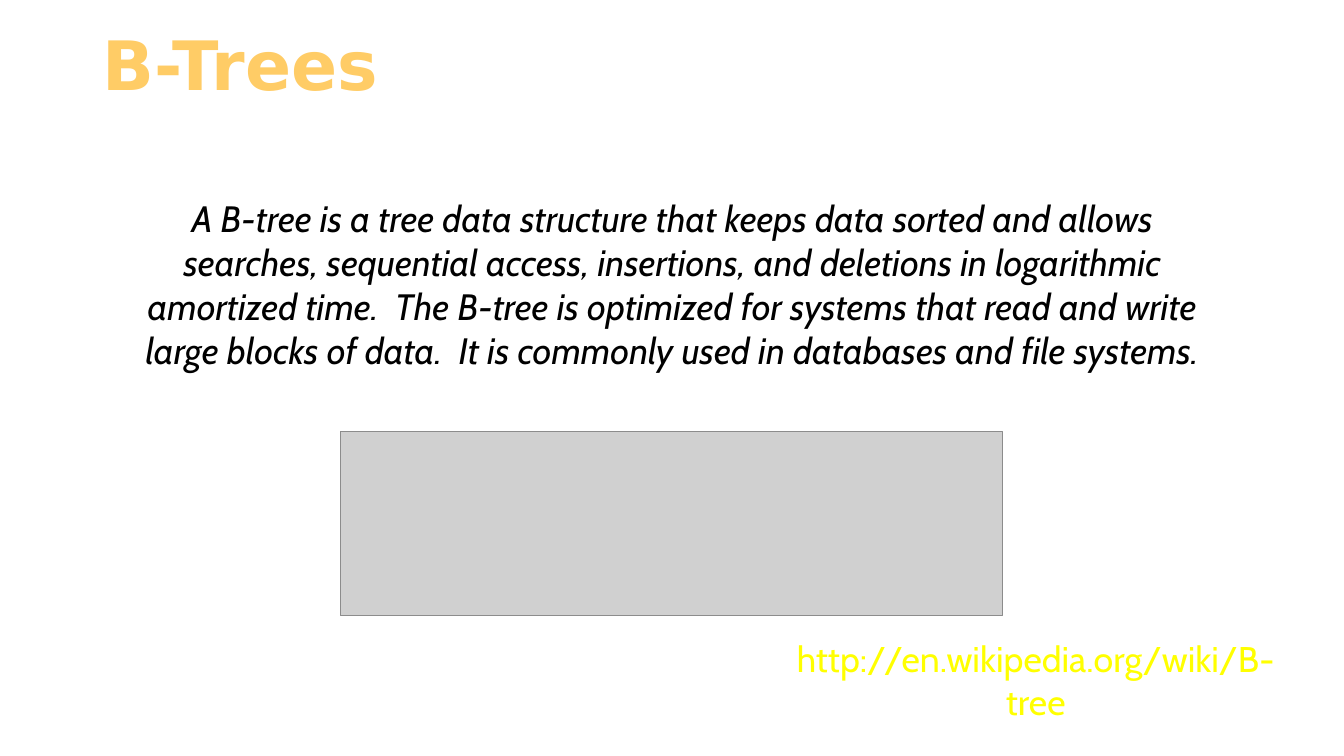
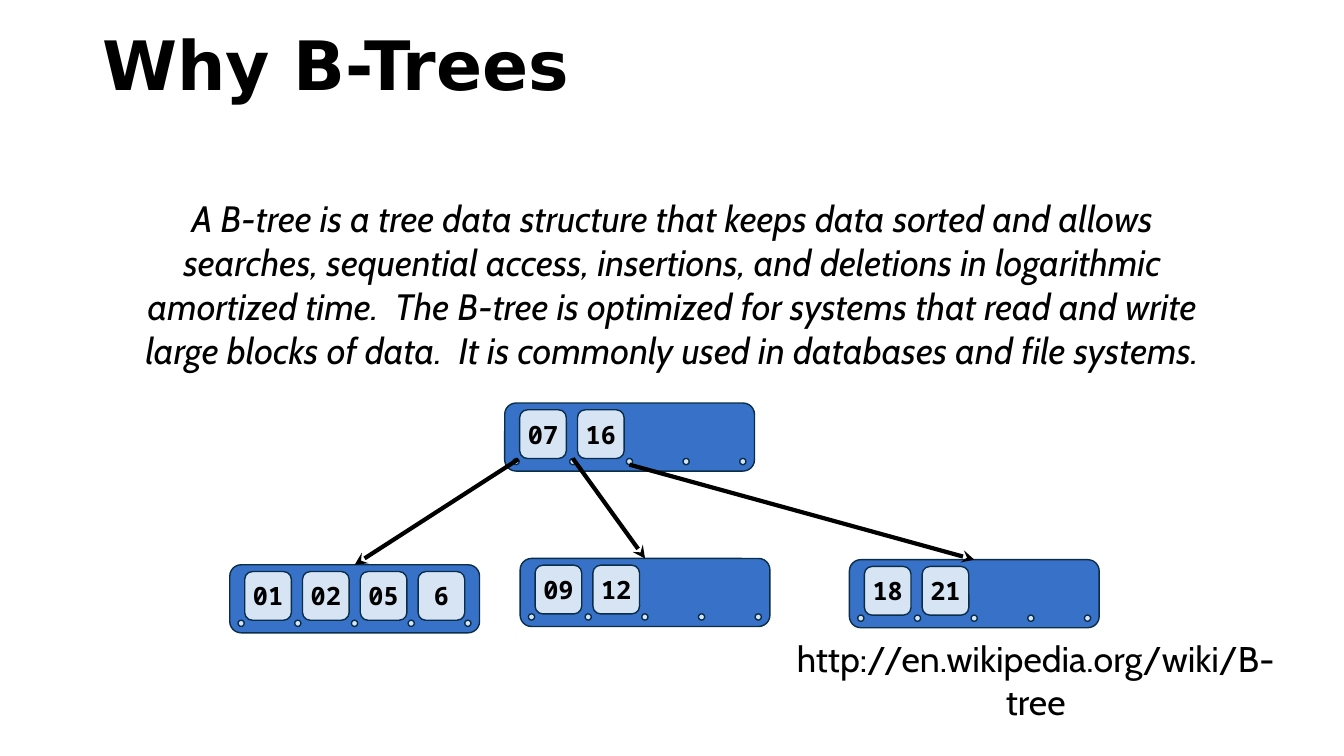
Before and after one commit to csev/pg4e, a slide deck: slide 23 of lectures/07-DenoKV.pptx (slide 19 before the commit). Drawn at 1344x756 pixels with LibreOffice and Linux fonts; fonts in the diff are those of the drawing; grey boxes stand for pictures. Boxes give left, top, right and bottom in pixels: in the first picture for what was removed or moved away, otherwise in the second. Text is boxed around its words. In the diff, an @@ line names an element or a change of style, - is before the commit and + after.

```diff
--- a/lectures/07-DenoKV.pptx
+++ b/lectures/07-DenoKV.pptx
@@ title at (x1=102, y1=38, x2=569, y2=104): text changed; text colour #FFCC66 to #000000 @@
-B-Trees
+Why B-Trees
@@ picture removed at (x1=341, y1=432, x2=1003, y2=616) @@
@@ arrow added from (518, 460) to (355, 565), #000000 3 pt @@
@@ arrow added from (573, 459) to (645, 559), #000000 3 pt @@
@@ arrow added from (629, 465) to (975, 560), #000000 3 pt @@
@@ group added at (x1=505, y1=403, x2=755, y2=471): 5 ellipses, 3 rounded rectangles @@
+07
+16
@@ group added at (x1=230, y1=565, x2=480, y2=632): 5 rounded rectangles, 5 ellipses @@
+01
+02
+05
+6
@@ group added at (x1=520, y1=559, x2=770, y2=626): 5 ellipses, 3 rounded rectangles @@
+09
+12
@@ group added at (x1=850, y1=560, x2=1100, y2=627): 5 ellipses, 3 rounded rectangles @@
+18
+21
@@ text "http://en.wikipedia.org/wiki/B-tree" at (x1=797, y1=645, x2=1275, y2=716): text colour #FFFF00 to #000000 @@
```
Also in this commit, not shown: 2 other slides changed, 20 slides added, 2 other files.
